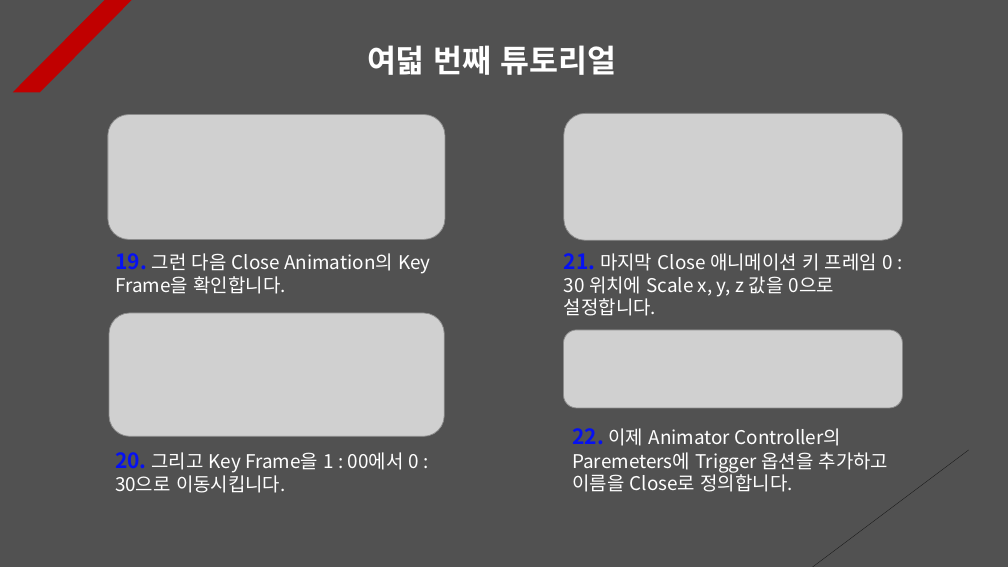
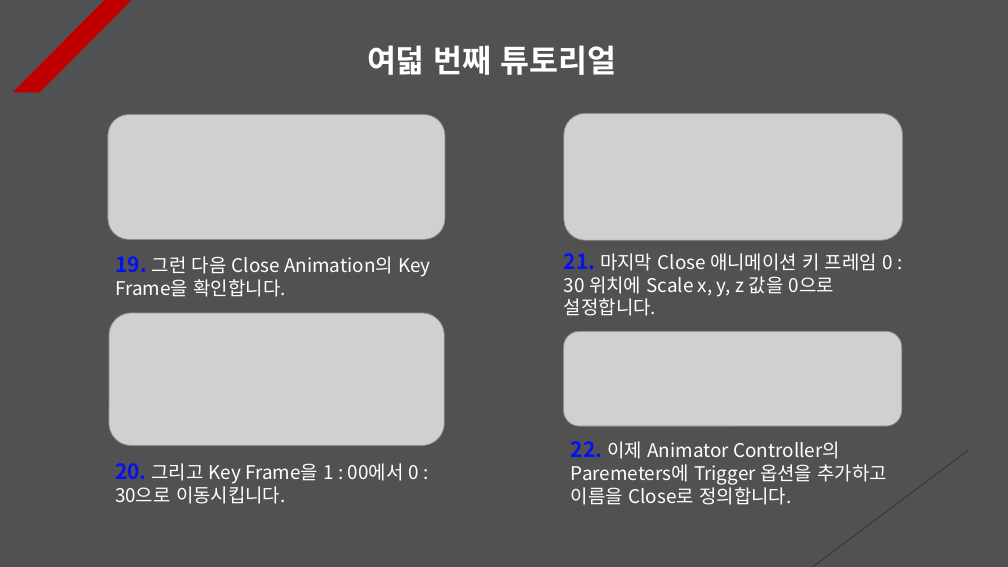
Before and after one commit to Unity2033/3D-UnityEngine, a slide deck: slide 8 of Assets/Class/Animation Clip/PPT Data/Animation Clip Example.pptx. Drawn at 1008x567 pixels with LibreOffice and Linux fonts; fonts in the diff are those of the drawing; grey boxes stand for pictures. Boxes give left, top, right and bottom in pixels: in the first picture for what was removed or moved away, otherwise in the second. Text is boxed around its words. In the diff, an @@ line names an element or a change of style, - is before the commit and + after.

```diff
--- a/Assets/Class/Animation Clip/PPT Data/Animation Clip Example.pptx
+++ b/Assets/Class/Animation Clip/PPT Data/Animation Clip Example.pptx
@@ picture resized from (x1=109, y1=313, x2=444, y2=436) to (x1=109, y1=313, x2=444, y2=445) @@
@@ picture resized from (x1=563, y1=330, x2=902, y2=408) to (x1=563, y1=331, x2=901, y2=426) @@
@@ text "22. 이제 Animator Controller의 Paremeters에 ..." moved from (x1=572, y1=428, x2=889, y2=492) to (x1=571, y1=441, x2=888, y2=505) @@
@@ text "20. 그리고 Key Frame을 1 ..." moved from (x1=115, y1=452, x2=419, y2=493) to (x1=115, y1=463, x2=419, y2=504) @@
```
Also in this commit, not shown: 6 other slides changed, 35 other files.
